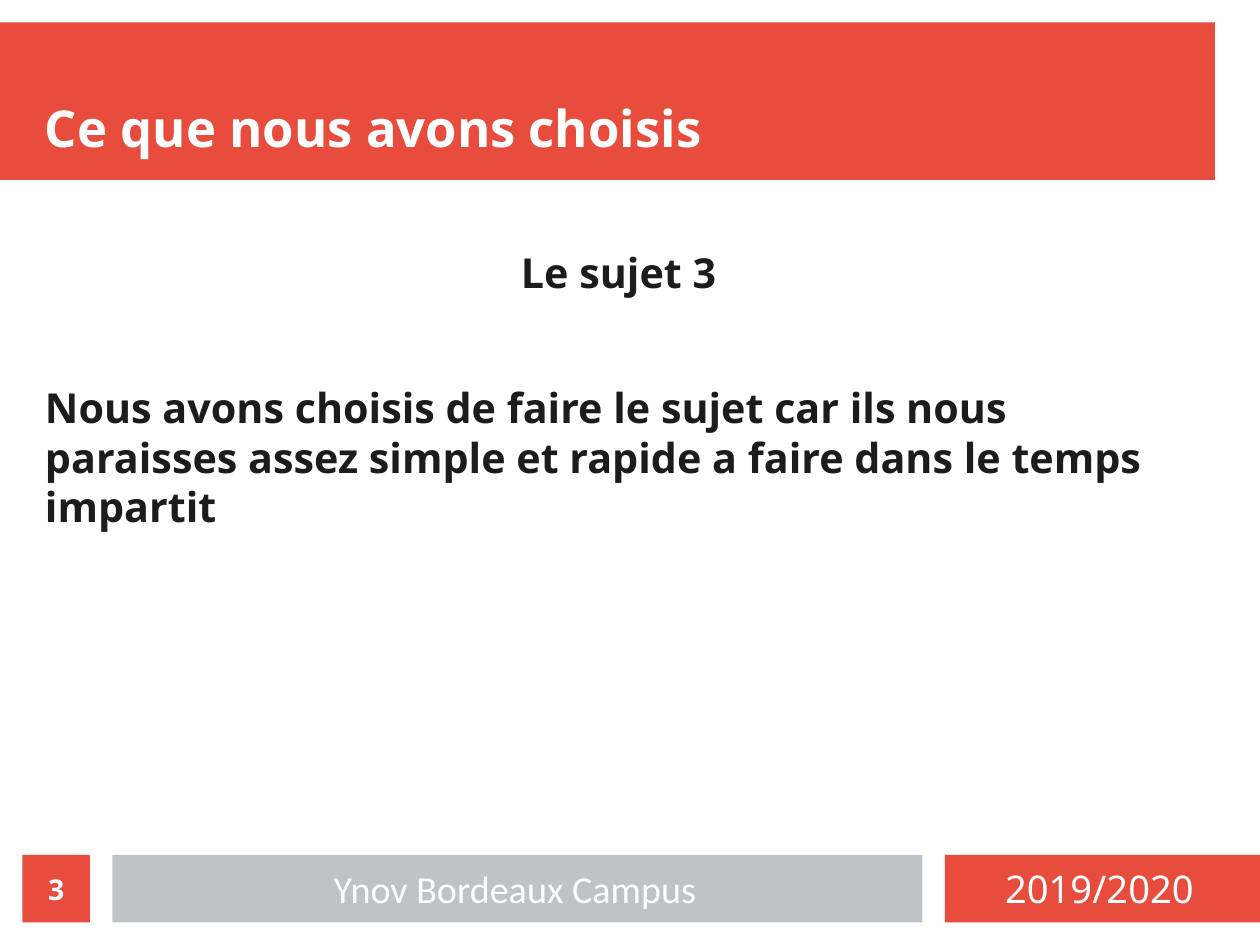
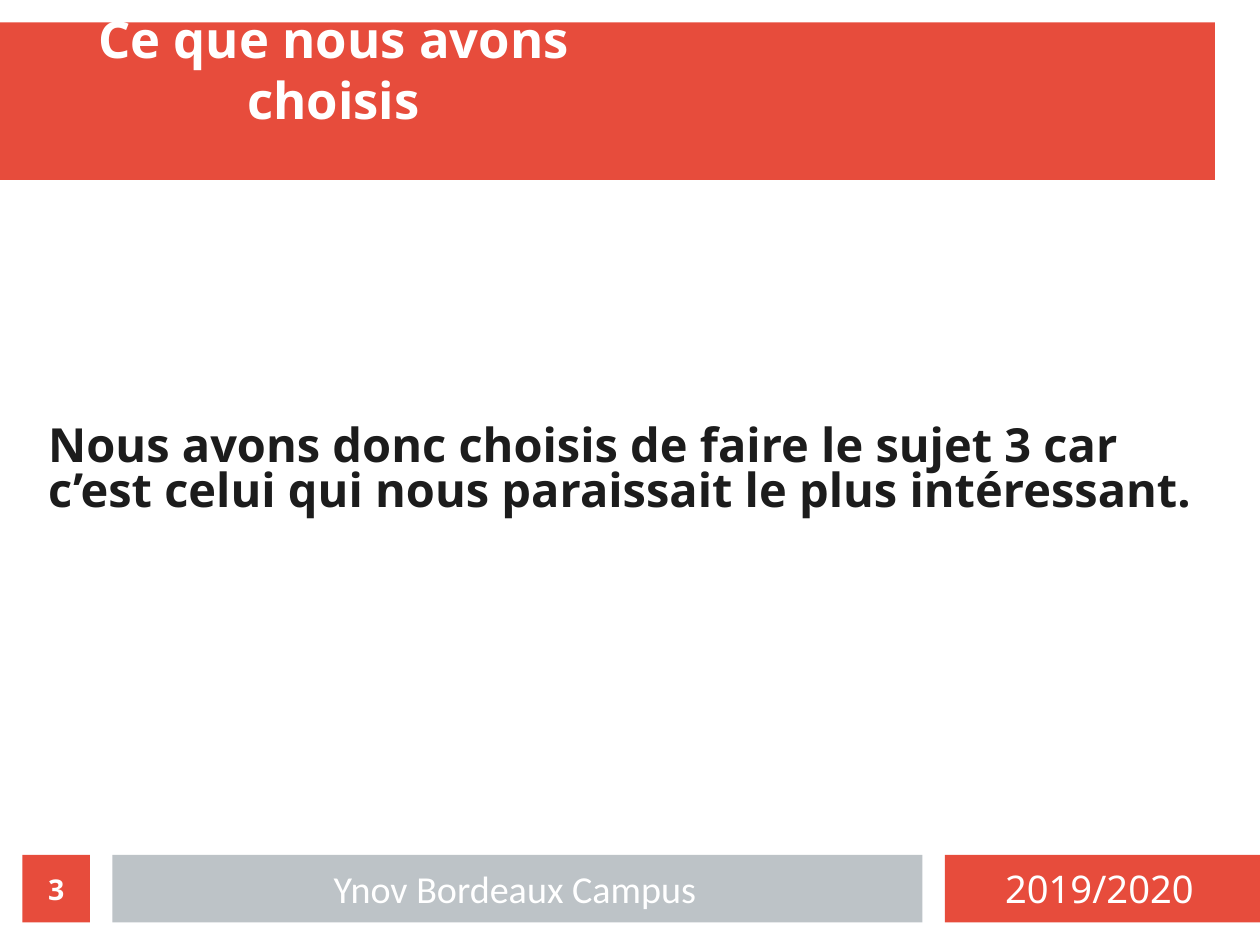
Before and after one commit to exender/Projet-dev, a slide deck: slide 3 of presentation.odp. Drawn at 1260x945 pixels with LibreOffice and Linux fonts; fonts in the diff are those of the drawing. Boxes give left, top, right and bottom in pixels: in the first picture for what was removed or moved away, otherwise in the second. Text is boxed around its words. In the diff, an @@ line names an element or a change of style, - is before the commit and + after.

```diff
--- a/presentation.odp
+++ b/presentation.odp
@@ title "Ce que nous avons choisis": place and size @@
-title "Ce que nous avons choisis" at (45,108,701,159)
+title "Ce que nous avons choisis" at (98,10,569,120)
@@ title "Ce que nous avons choisis" at (98,10,569,120): alignment left to centre @@
@@ text at (48,426,1191,519): text changed; size 26 to 29.6 pt @@
-Le sujet 3
-Nous avons choisis de faire le sujet car ils nous paraisses assez simple et rapide a faire dans le temps impartit
+Nous avons donc choisis de faire le sujet 3 car c’est celui qui nous paraissait le plus intéressant.
```
Also in this commit, not shown: 3 other slides changed.
